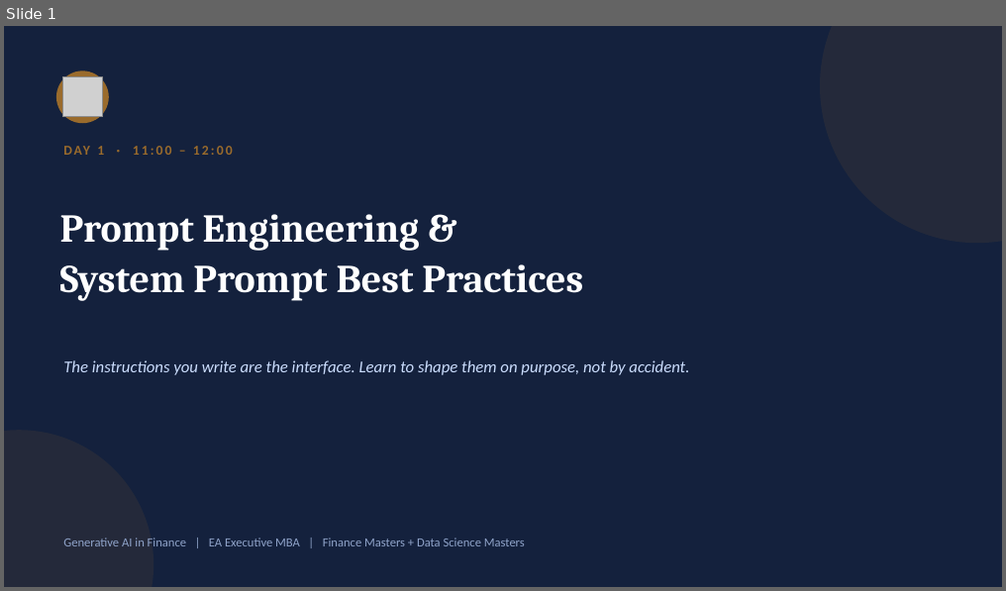
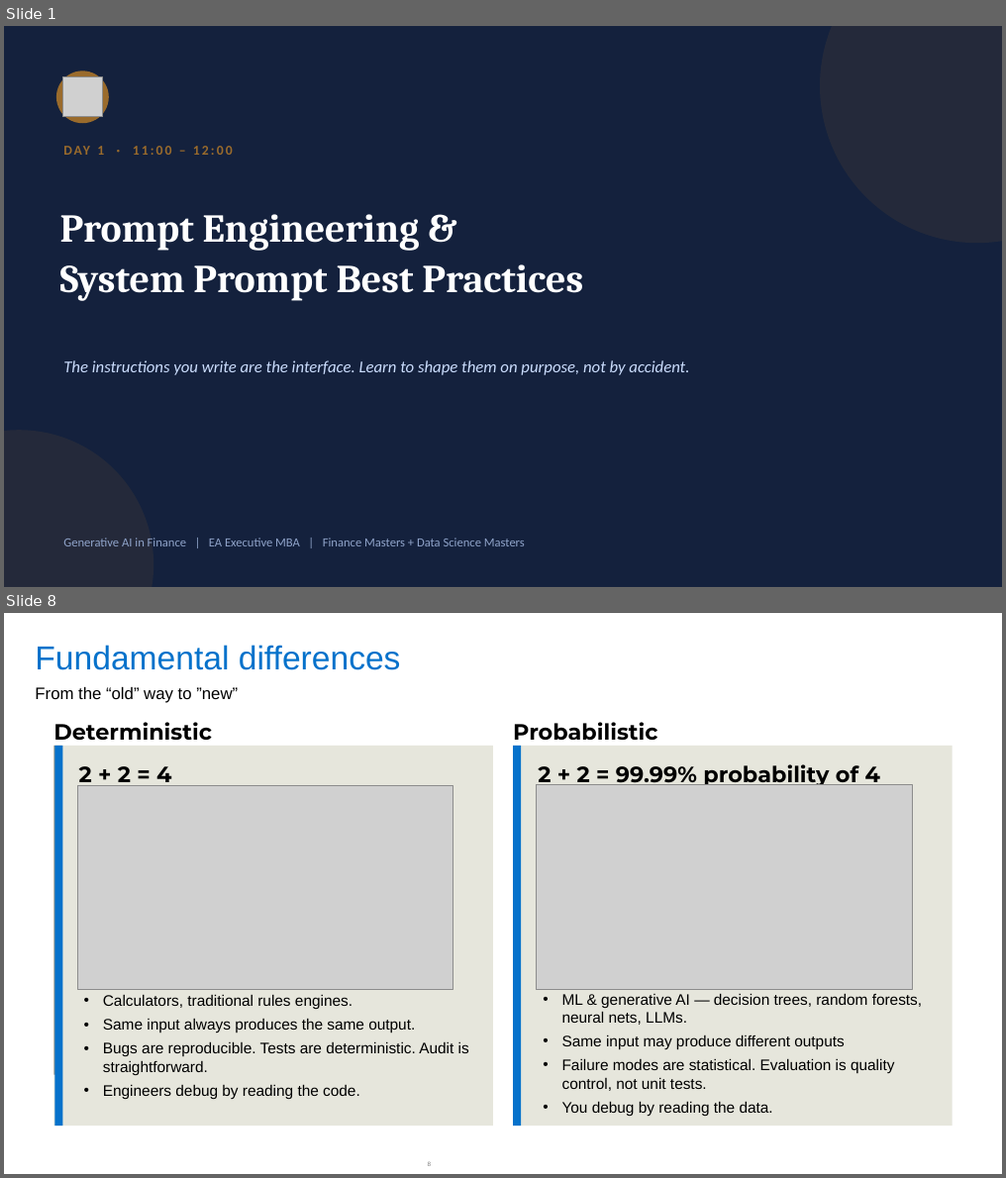
Before and after one commit to kwartler/vienna-genai-finance-course, a slide deck: lessons/day1/wip/prompt_engineering_system_prompts.pptx. Shown one above the other, each under a label of ours: slide 1 before the commit, slides 1 and 8 after it; the slides between them are not shown. The pictures are 1006x591 and 1006x1178 pixels, drawn with LibreOffice and Linux fonts; fonts in the diff are those of the drawing; grey boxes stand for pictures; background and template pictures are left out. Boxes give left, top, right and bottom in pixels: in the first picture for what was removed or moved away, otherwise in the second. Text is boxed around its words. In the diff, an @@ line names an element or a change of style, - is before the commit and + after.

Commit message:
wip day 2 data sci class

```diff
--- a/lessons/day1/wip/prompt_engineering_system_prompts.pptx
+++ b/lessons/day1/wip/prompt_engineering_system_prompts.pptx
@@ slide 8 added at box(4, 613, 1002, 1174), background #FFFFFF @@
@@ title added at box(35, 645, 401, 670), 32 pt, text #0672CB @@
+Fundamental differences
@@ subtitle added at box(35, 687, 238, 703), 16 pt, text #000000 @@
+From the “old” way to ”new”
@@ text added at box(54, 722, 212, 746), 21.3 pt, text #000000, bold @@
+Deterministic
@@ text added at box(513, 722, 658, 740), 21.3 pt, text #000000, bold @@
+Probabilistic
@@ rectangle added at box(54, 746, 494, 1126), fill #E6E6DC @@
@@ rectangle added at box(54, 746, 62, 1075), fill #96968C @@
@@ rectangle added at box(54, 746, 63, 1126), fill #0672CB @@
@@ rectangle added at box(513, 746, 952, 1126), fill #E6E6DC @@
@@ rectangle added at box(513, 746, 522, 1126), fill #0672CB @@
@@ picture added at box(78, 786, 453, 990) @@
@@ text added at box(79, 766, 171, 786), 21.3 pt, text #000000, bold @@
+2 + 2 = 4
@@ picture added at box(536, 785, 912, 990) @@
@@ text added at box(538, 764, 880, 785), 21.3 pt, text #000000, bold @@
+2 + 2 = 99.99% probability of 4
@@ text added at box(103, 994, 469, 1099), 14.7 pt, text #000000 @@
+• Calculators, traditional rules engines.
+• Same input always produces the same output.
+• Bugs are reproducible. Tests are deterministic. Audit is straightforward.
+• Engineers debug by reading the code.
@@ text added at box(562, 993, 922, 1116), 14.7 pt, text #000000 @@
+• ML & generative AI — decision trees, random forests, neural nets, LLMs.
+• Same input may produce different outputs
+• Failure modes are statistical. Evaluation is quality control, not unit tests.
+• You debug by reading the data.
@@ page number added at box(428, 1162, 432, 1166), 6 pt, text #808080 @@
+8
```
Also in this commit, not shown: 4 slides changed, 30 other slides added, 33 other files.
